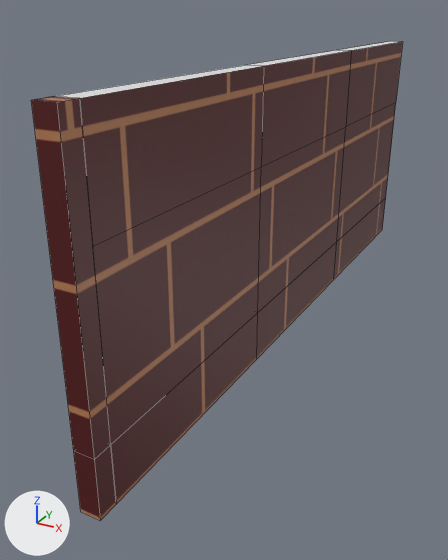
The Blender file Raw/walls.blend as it was, and as the next commit left it.
The view is the same before and after, from a 50 mm lens placed at (3.44, -8.62, 4.63), pointed at (-0.71, -1.08, 0.86). Every picture has the same lights, and +X, +Y and +Z are marked at lower left. The picture after the commit comes second. Mesh edges are drawn as thin lines.

Names of what the first picture shows: 'Door Hole', 'Wall', 'Wall Joiner'.
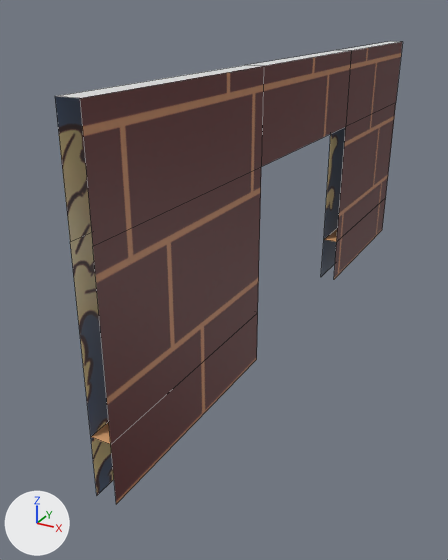
Location of each change, [x1, y1, x2, y2] in pixels of the pictures (448 x 560 px):
'Wall Joiner', hidden (brown)
    before: [31, 96, 116, 521]
'Door Hole', hidden (brown)
    before: [257, 127, 345, 359]

Patch to the scene script:
```diff
--- a/Raw/walls.blend.py
+++ b/Raw/walls.blend.py
@@ ob_wall_joiner @@
 ob_wall_joiner.location = (0.0, -5.0, 0.0)
+ob_wall_joiner.hide_set(True)
@@ ob_door_hole @@
 ob_door_hole.location = (0.0, 0.0, 0.0)
+ob_door_hole.hide_set(True)
```
